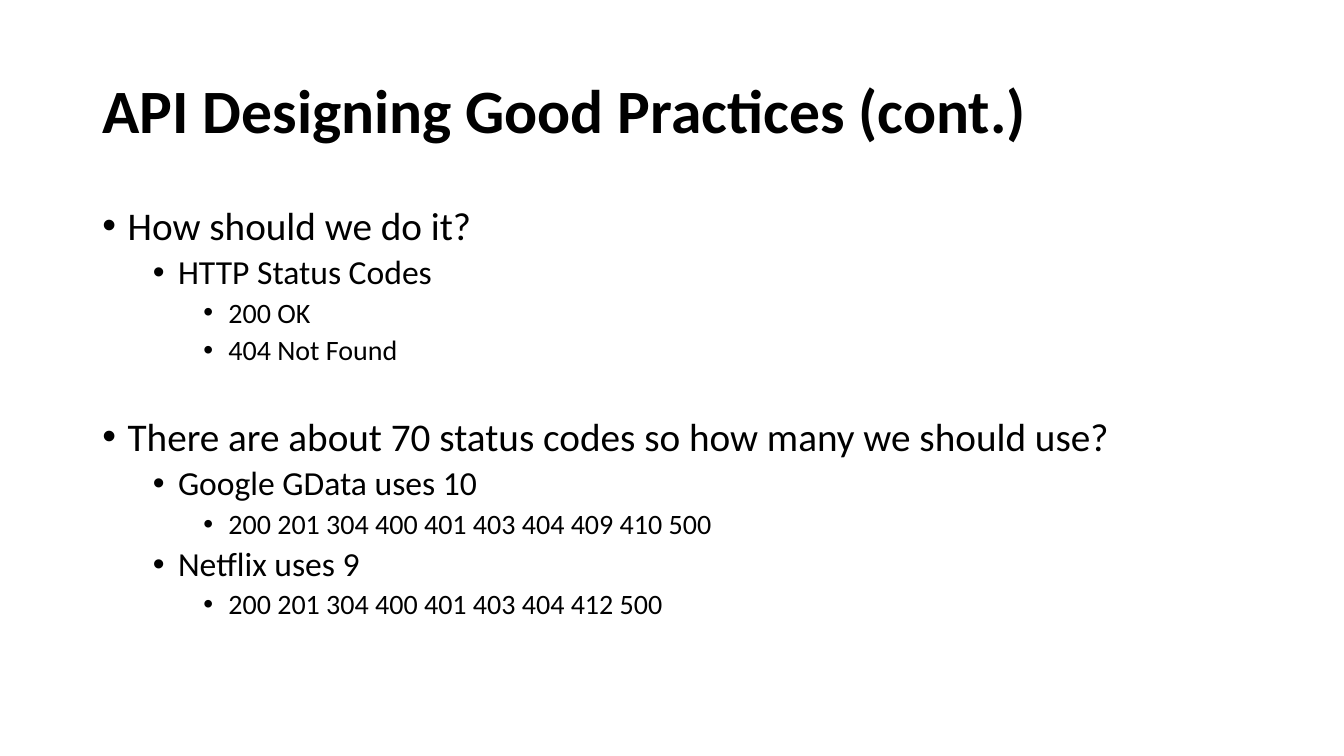
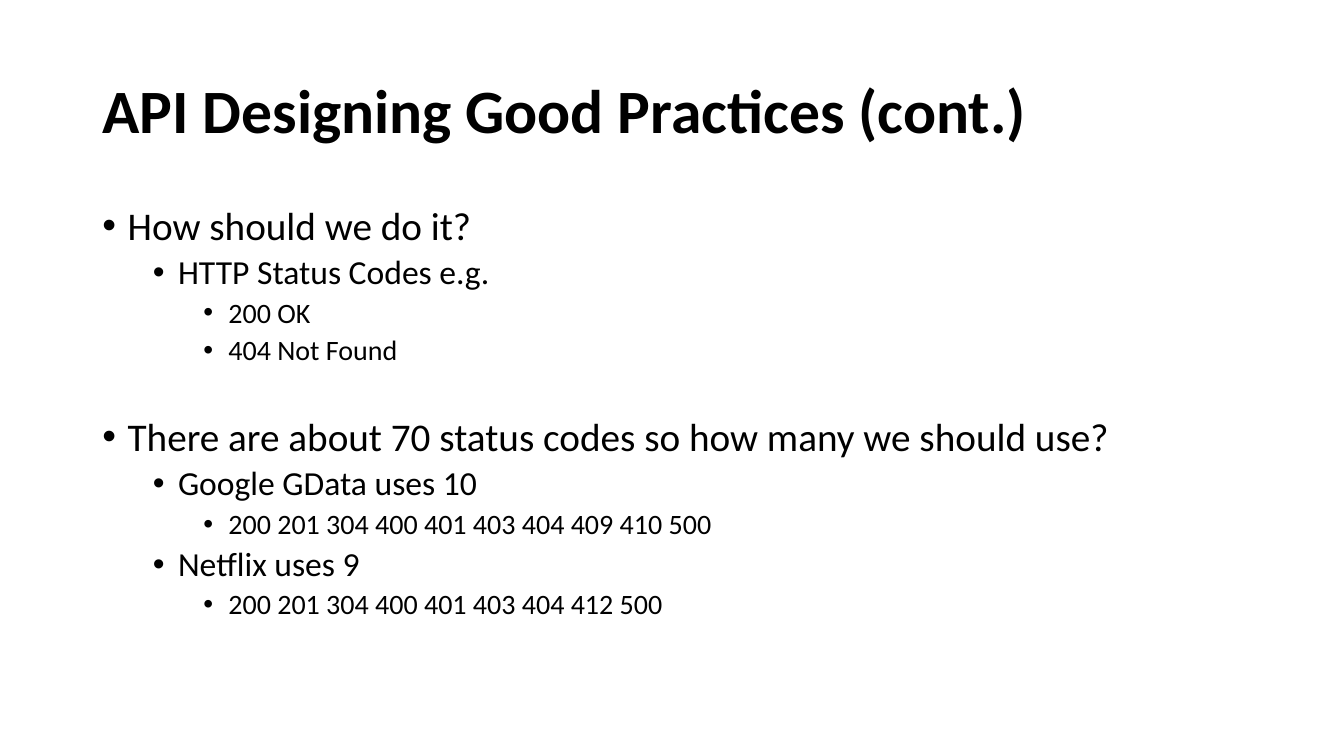
Before and after one commit to mushfek/javafest-webservice-webiner, a slide deck: slide 19 of WebservicesWebiner.pptx (slide 17 before the commit). Drawn at 1344x756 pixels with LibreOffice and Linux fonts; fonts in the diff are those of the drawing. Boxes give left, top, right and bottom in pixels: in the first picture for what was removed or moved away, otherwise in the second. Text is boxed around its words. In the diff, an @@ line names an element or a change of style, - is before the commit and + after.

```diff
--- a/WebservicesWebiner.pptx
+++ b/WebservicesWebiner.pptx
@@ text at (x1=178, y1=260, x2=489, y2=290): text changed @@
-  • HTTP Status Codes
+  • HTTP Status Codes e.g.
```
Also in this commit, not shown: 7 other slides changed, 2 slides added.
